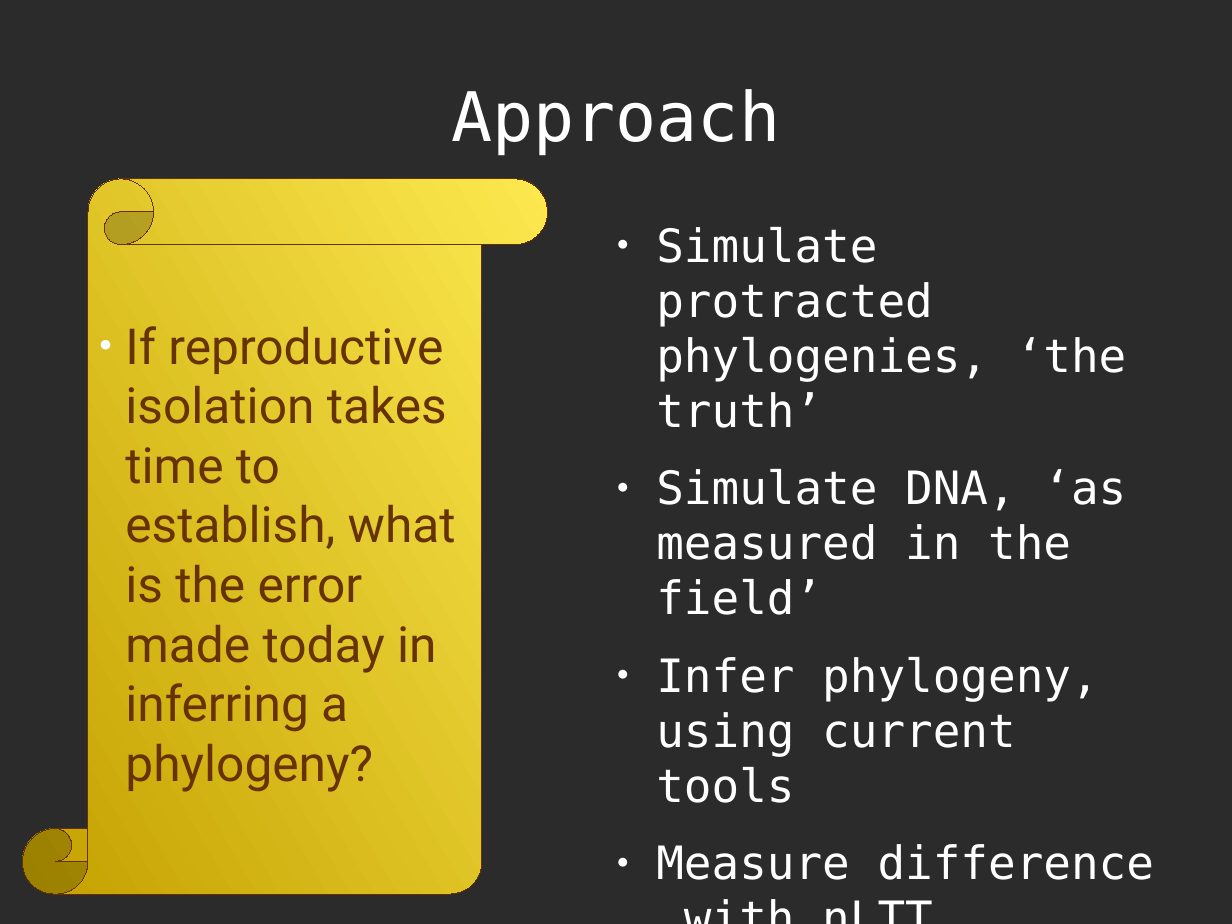
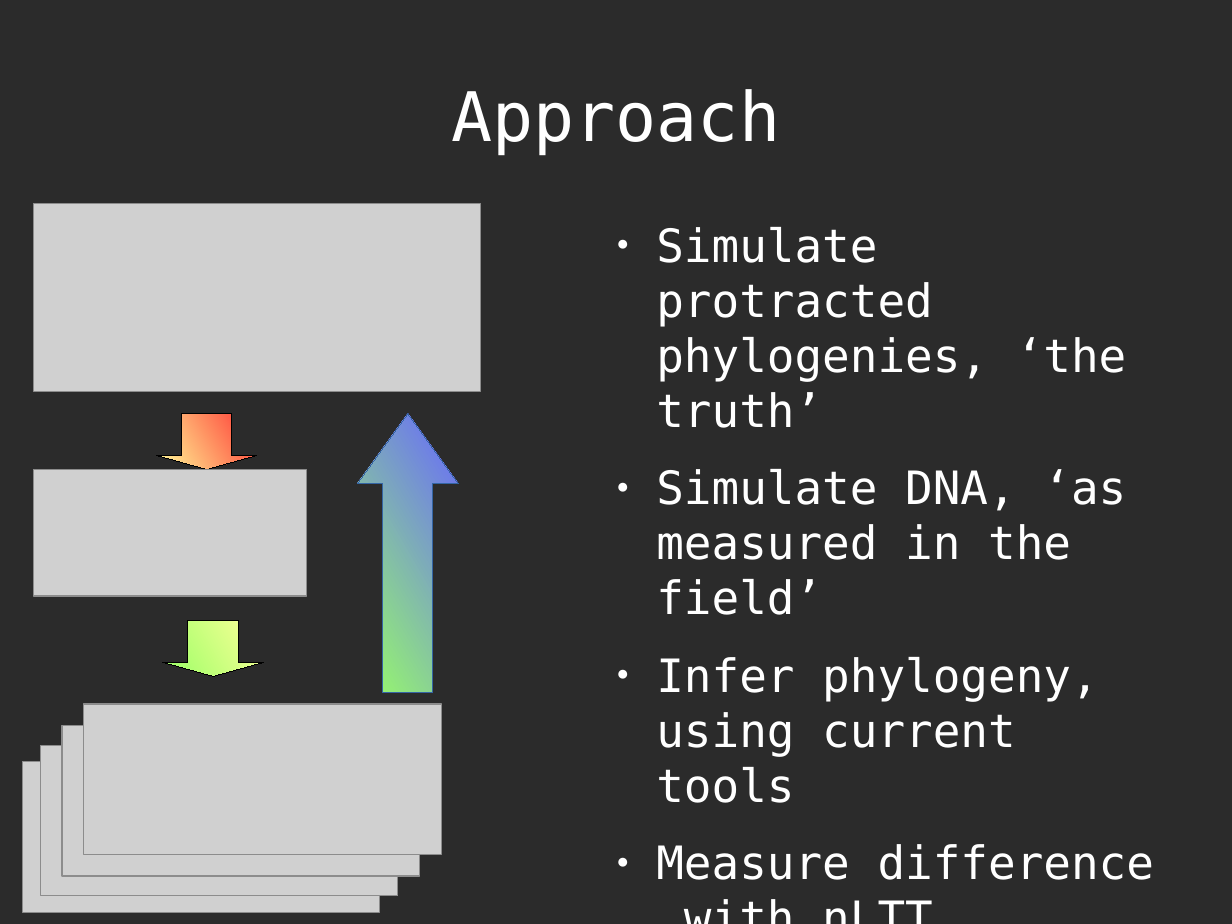
Before and after one commit to richelbilderbeek/Science, a slide deck: slide 4 of Bilderbeek20161214TeceMeeting/20161214TeceMeeting.odp. Drawn at 1232x924 pixels with LibreOffice and Linux fonts; fonts in the diff are those of the drawing; grey boxes stand for pictures; background and template pictures are left out; a plain dark background stands for a picture behind light text. Boxes give left, top, right and bottom in pixels: in the first picture for what was removed or moved away, otherwise in the second. Text is boxed around its words. In the diff, an @@ line names an element or a change of style, - is before the commit and + after.

```diff
--- a/Bilderbeek20161214TeceMeeting/20161214TeceMeeting.odp
+++ b/Bilderbeek20161214TeceMeeting/20161214TeceMeeting.odp
@@ vertical scroll removed at box(22, 179, 548, 894) @@
-● If reproductive isolation takes time to establish, what is the error made today in inferring a phylogeny?
@@ picture added at box(34, 203, 481, 391) @@
@@ down arrow added at box(157, 414, 257, 470), fill gradient #FF3333 to #FFFF99, outline #000000 0 pt @@
@@ up arrow added at box(358, 414, 458, 693), fill gradient #6666FF to #99FF66, outline #3465A4 0 pt @@
@@ picture added at box(34, 470, 306, 596) @@
@@ down arrow added at box(163, 620, 264, 676), fill gradient #FFFF99 to #99FF66, outline #000000 0 pt @@
@@ picture added at box(84, 704, 442, 855) @@
@@ picture added at box(40, 746, 398, 897) @@
@@ picture added at box(63, 726, 420, 876) @@
@@ picture added at box(22, 762, 380, 913) @@
```
Also in this commit, not shown: 6 other slides changed, 3 slides added, 1 slide removed, 8 other files.
